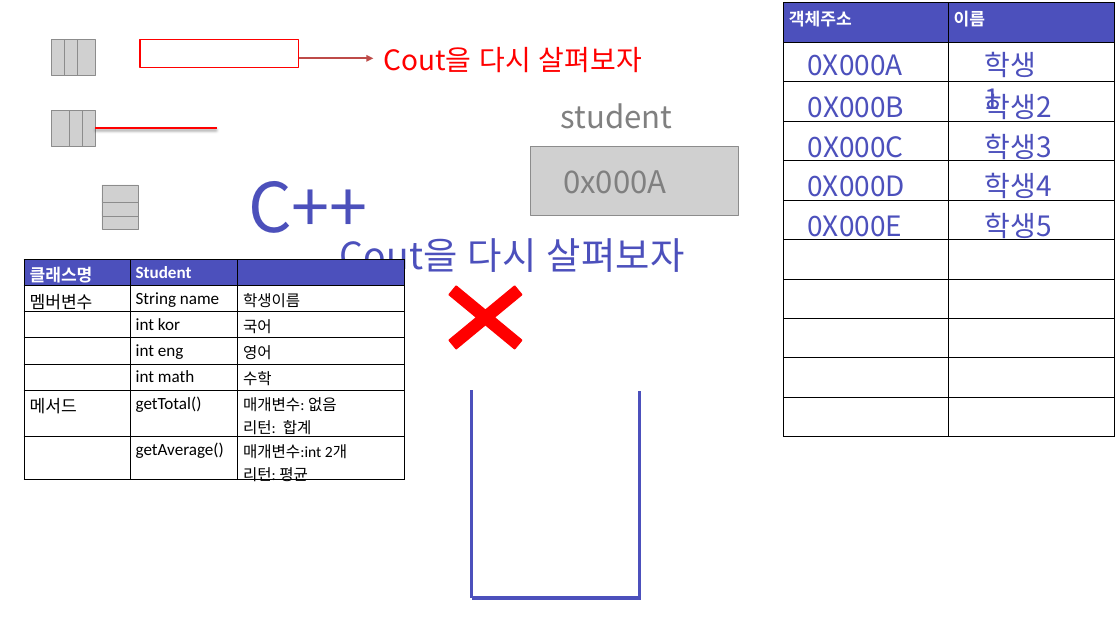
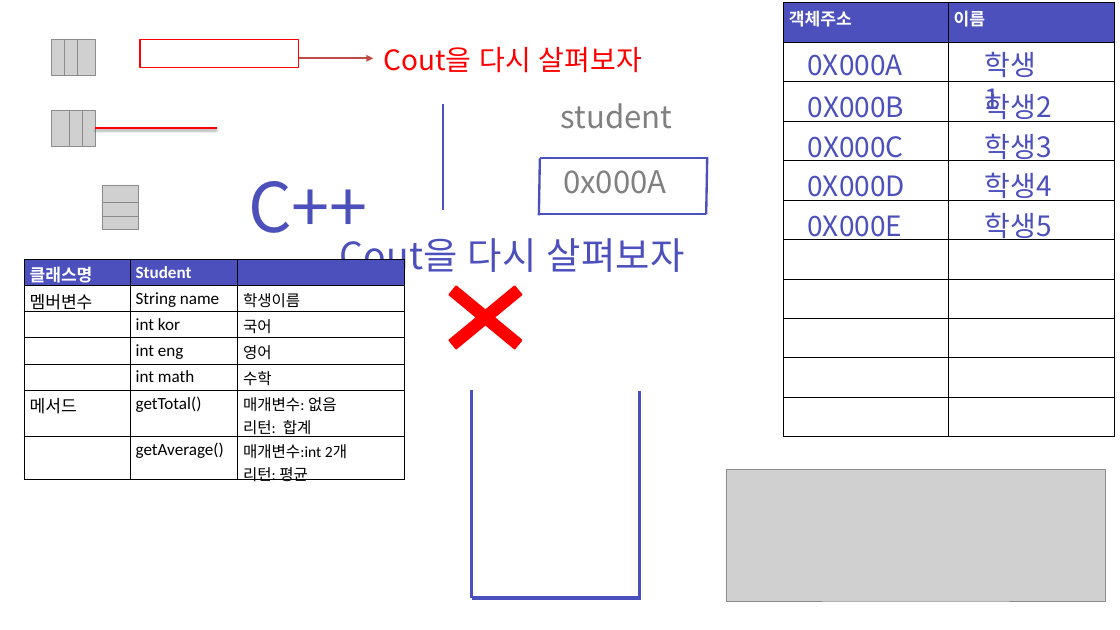
Before and after one commit to zest132/JavaLecture, a slide deck: slide 1 of JavaLecture/LectureFile/샘플.pptx. Drawn at 1120x630 pixels with LibreOffice and Linux fonts; fonts in the diff are those of the drawing; grey boxes stand for pictures. Boxes give left, top, right and bottom in pixels: in the first picture for what was removed or moved away, otherwise in the second. Text is boxed around its words. In the diff, an @@ line names an element or a change of style, - is before the commit and + after.

```diff
--- a/JavaLecture/LectureFile/샘플.pptx
+++ b/JavaLecture/LectureFile/샘플.pptx
@@ line added from (444, 104) to (444, 211), #4C50BC 3 pt @@
@@ picture removed at <box>530,147,738,215</box> @@
@@ group added at <box>539,157,707,216</box>: 4 lines @@
@@ picture added at <box>726,470,1106,601</box> @@
```
Also in this commit, not shown: 1 other slide changed, 3 other files.
